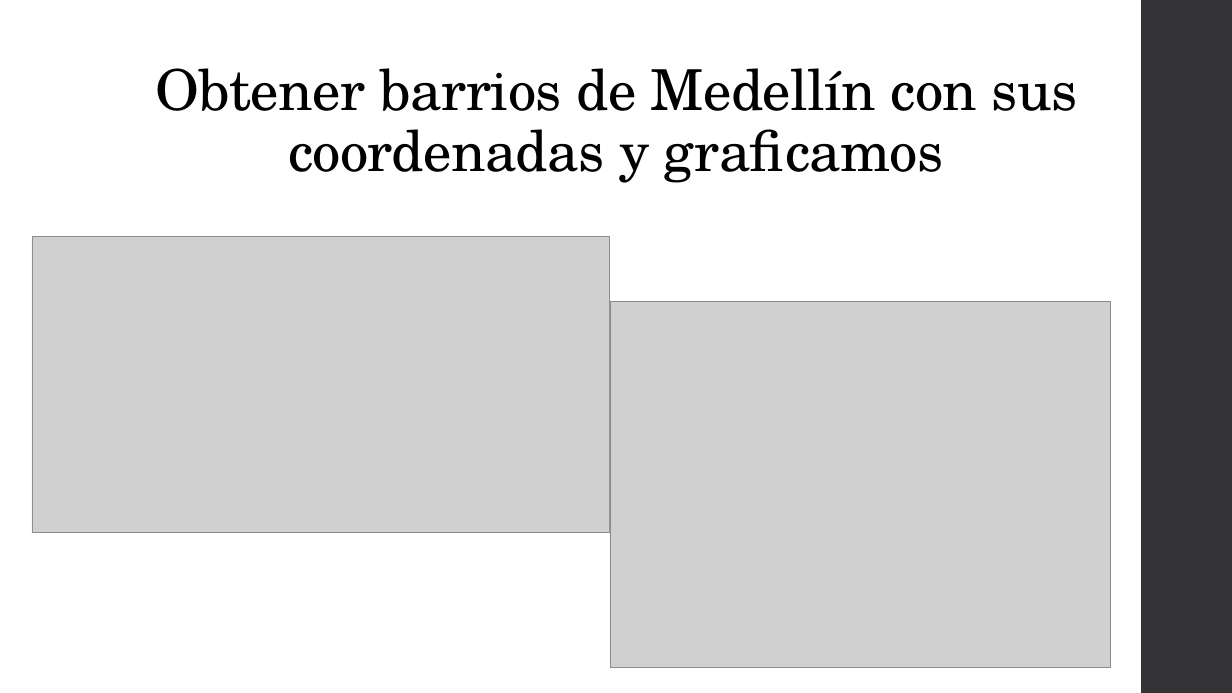
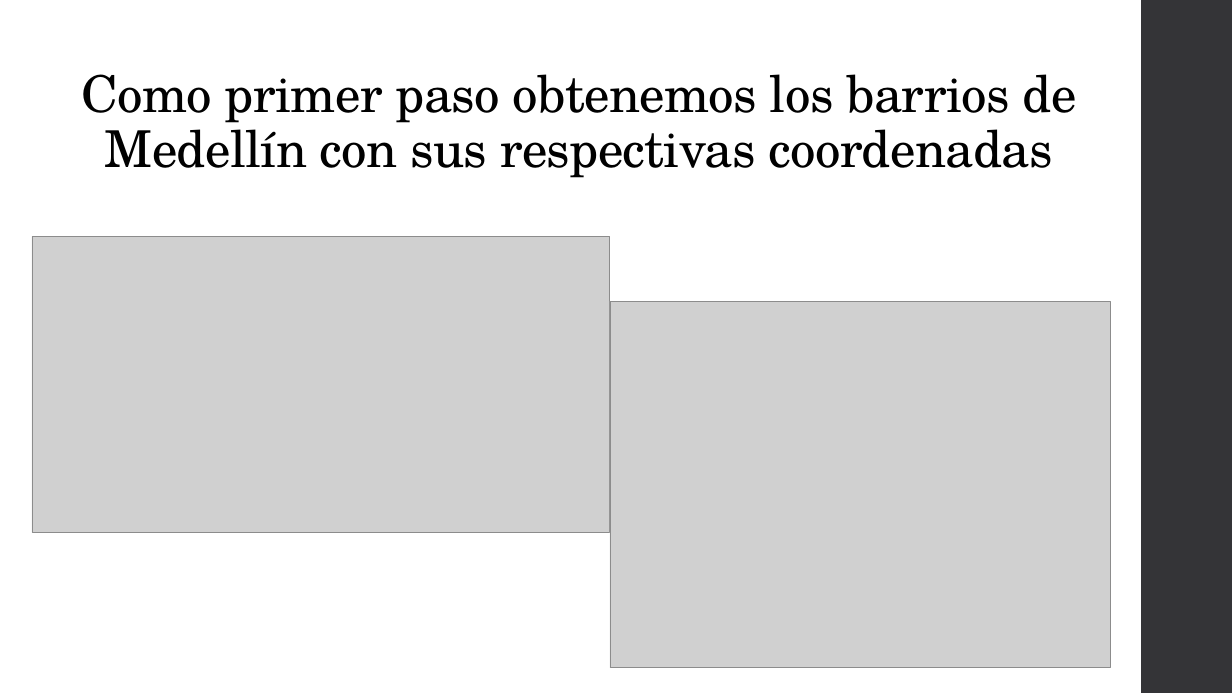
Before and after one commit to Sergioc2020/Coursera_Capstone, a slide deck: slide 6 of Proyecto Capstone - La Batalla de los Vecindarios.pptx. Drawn at 1232x693 pixels with LibreOffice and Linux fonts; fonts in the diff are those of the drawing; grey boxes stand for pictures. Boxes give left, top, right and bottom in pixels: in the first picture for what was removed or moved away, otherwise in the second. Text is boxed around its words. In the diff, an @@ line names an element or a change of style, - is before the commit and + after.

```diff
--- a/Proyecto Capstone - La Batalla de los Vecindarios.pptx
+++ b/Proyecto Capstone - La Batalla de los Vecindarios.pptx
@@ title at [81,74,1077,178]: text changed; size 44 to 39.6 pt @@
-Obtener barrios de Medellín con sus coordenadas y graficamos
+Como primer paso obtenemos los barrios de Medellín con sus respectivas coordenadas
```
Also in this commit, not shown: 8 other slides changed.
